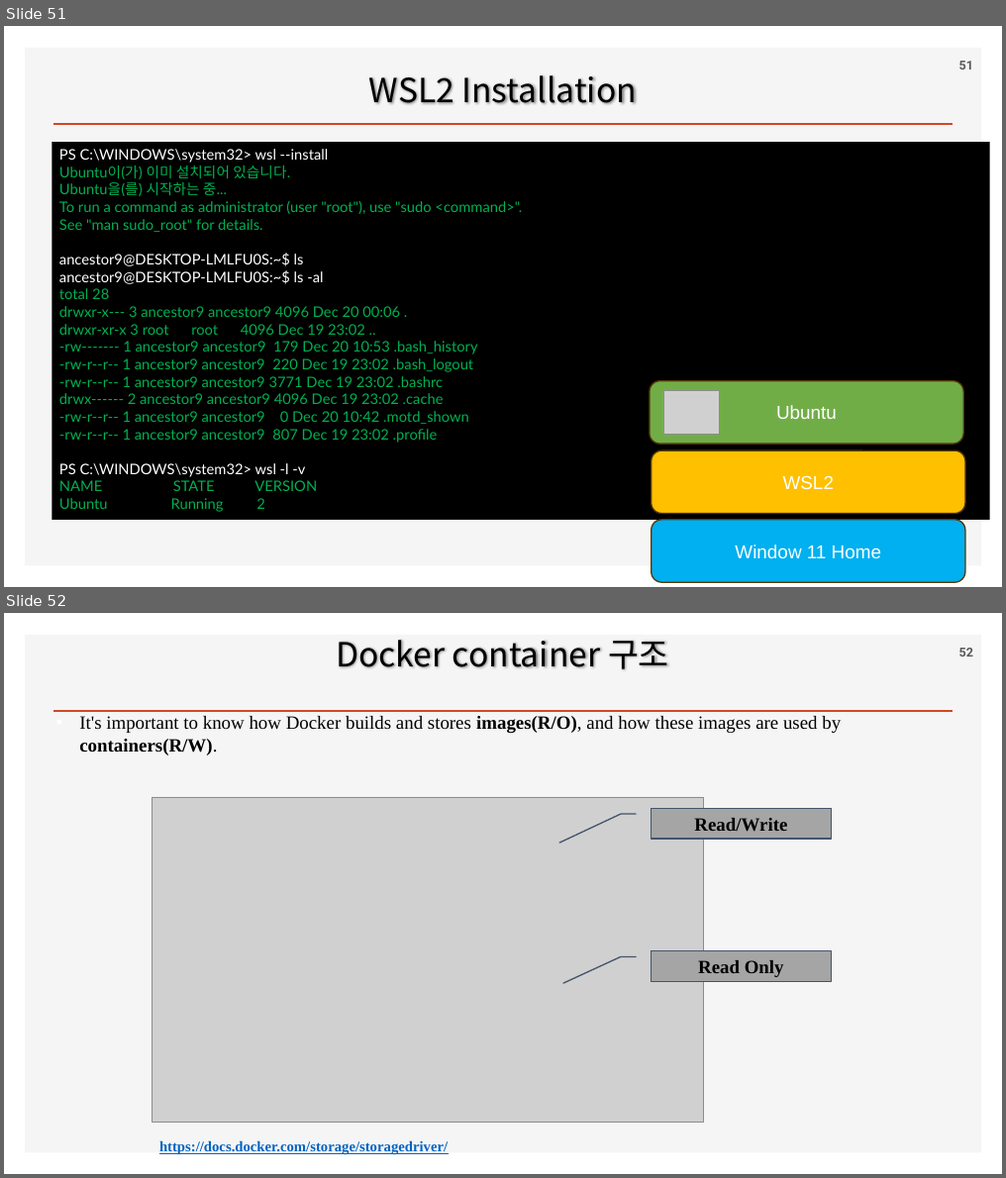
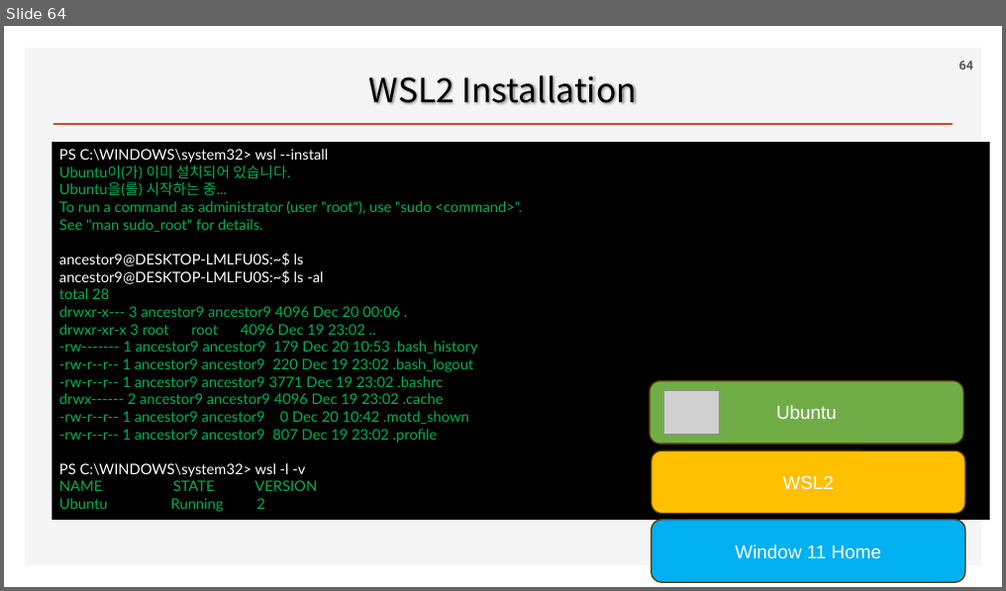
Before and after one commit to ancestor9/2026_Fall_Application-Deployment, a slide deck: App Deployment.pptx. Shown one above the other, each under a label of ours: slides 51 and 52 before the commit, slide 64 after it. The pictures are 1006x1178 and 1006x591 pixels, drawn with LibreOffice and Linux fonts; fonts in the diff are those of the drawing; grey boxes stand for pictures; background and template pictures are left out. Boxes give left, top, right and bottom in pixels: in the first picture for what was removed or moved away, otherwise in the second. Text is boxed around its words. In the diff, an @@ line names an element or a change of style, - is before the commit and + after.

```diff
--- a/App Deployment.pptx
+++ b/App Deployment.pptx
@@ slide 52 removed at [4, 613, 1002, 1174], background #FFFFFF; not listed: 2 template elements that a slide beside it also shows @@
@@ title removed at [336, 640, 669, 669] @@
-Docker container 구조
@@ page number removed at [959, 648, 973, 657] @@
-52
@@ text removed at [79, 716, 841, 756] @@
-▪ It's important to know how Docker builds and stores images(R/O), and how these images are used by containers(R/W).
@@ picture removed at [152, 797, 704, 1122] @@
@@ freeform shape removed at [650, 808, 832, 839] @@
-Read/Write
@@ freeform shape removed at [650, 952, 832, 982] @@
-Read Only
@@ text removed at [159, 1141, 448, 1156] @@
-https://docs.docker.com/storage/storagedriver/
@@ what was slide 51 is now slide 64 @@
@@ page number at [959, 61, 973, 70]: text changed @@
-51
+64
```
Also in this commit, not shown: 3 slides changed, 10 slides added, 1 other slide removed.
